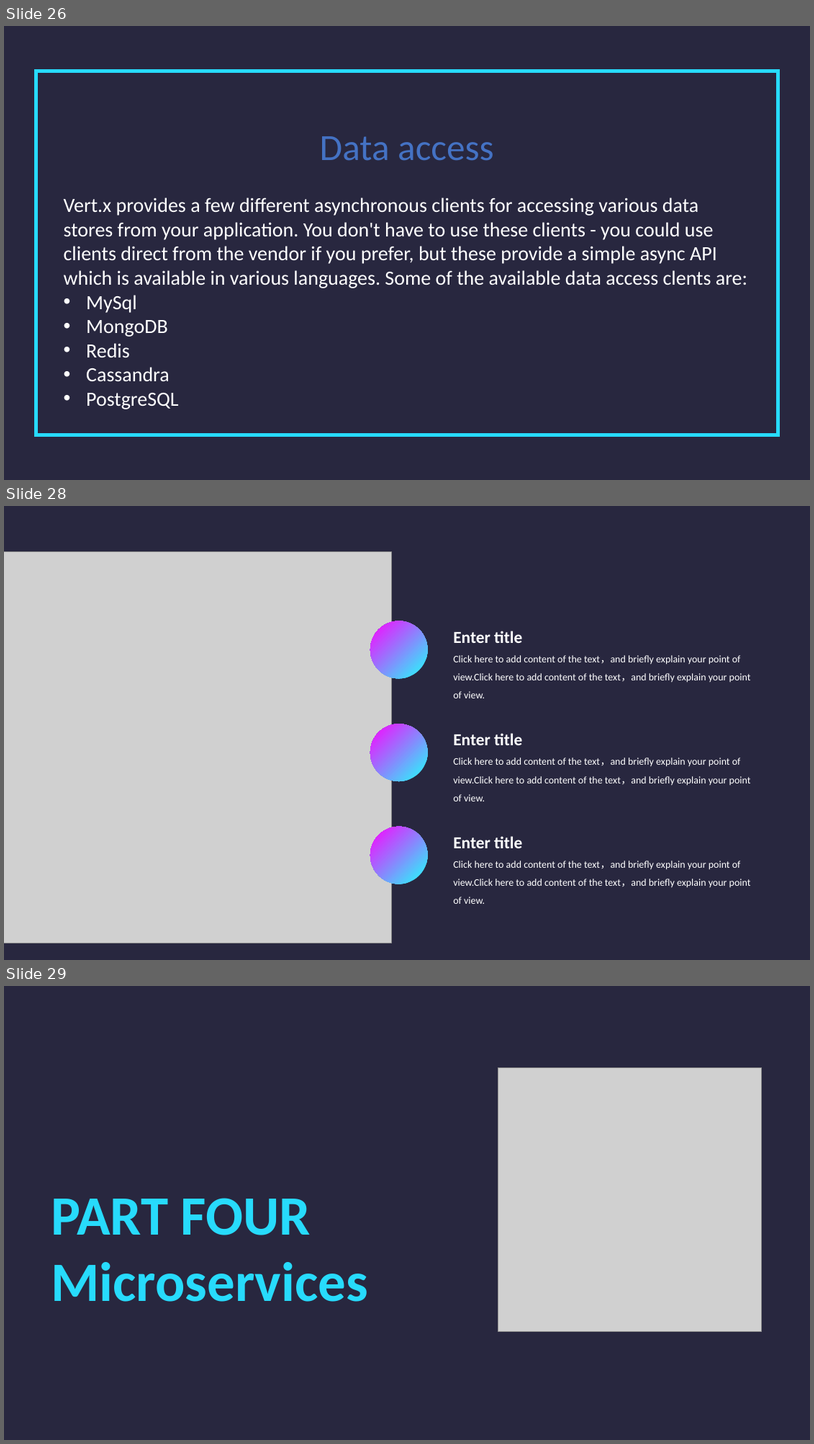
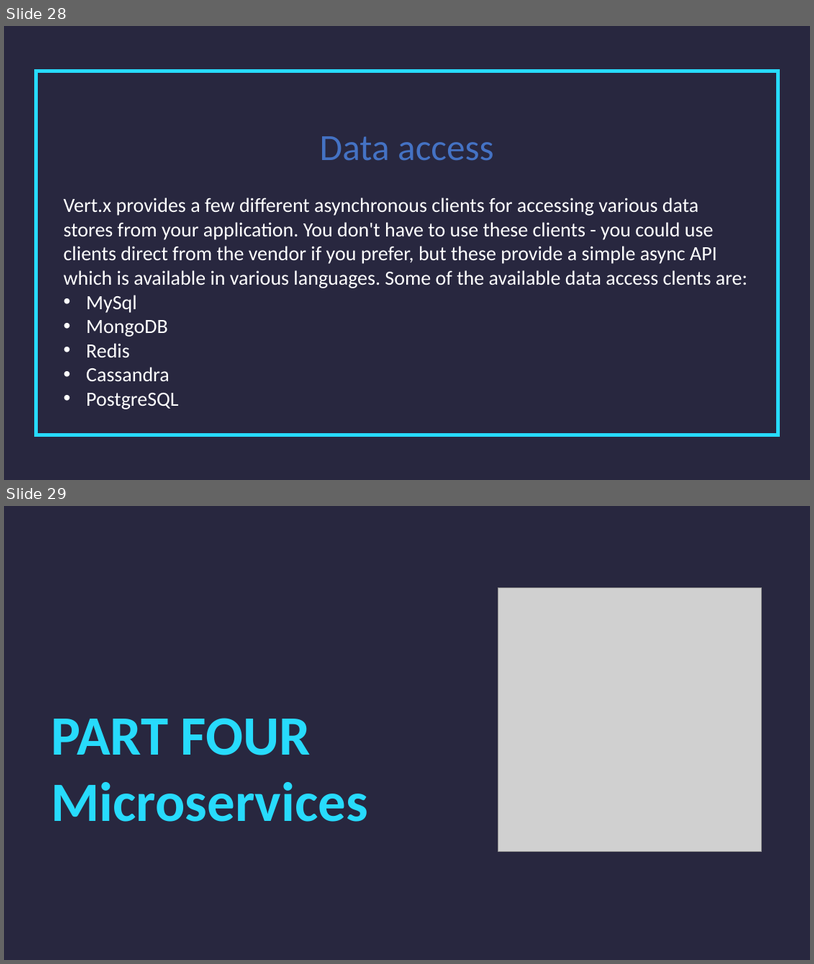
Before and after one commit to Sayrax97/SOA-Vert.x, a slide deck: Vert_x.pptx. Shown one above the other, each under a label of ours: slides 26, 28 and 29 before the commit, slides 28 and 29 after it; the slides between them are not shown. The pictures are 814x1444 and 814x964 pixels, drawn with LibreOffice and Linux fonts; fonts in the diff are those of the drawing; grey boxes stand for pictures. Boxes give left, top, right and bottom in pixels: in the first picture for what was removed or moved away, otherwise in the second. Text is boxed around its words. In the diff, an @@ line names an element or a change of style, - is before the commit and + after.

```diff
--- a/Vert_x.pptx
+++ b/Vert_x.pptx
@@ slide 28 removed at (x1=4, y1=506, x2=810, y2=960), background #FFFFFF @@
@@ rectangle removed at (x1=4, y1=506, x2=810, y2=960) @@
@@ picture removed at (x1=4, y1=551, x2=391, y2=943) @@
@@ ellipse removed at (x1=370, y1=621, x2=428, y2=678) @@
@@ text removed at (x1=453, y1=631, x2=751, y2=698) @@
-Enter title
-Click here to add content of the text，and briefly explain your point of view.Click here to add content of the text，and briefly explain your point of view.
@@ ellipse removed at (x1=370, y1=723, x2=428, y2=781) @@
@@ text removed at (x1=453, y1=733, x2=751, y2=801) @@
-Enter title
-Click here to add content of the text，and briefly explain your point of view.Click here to add content of the text，and briefly explain your point of view.
@@ ellipse removed at (x1=370, y1=826, x2=428, y2=884) @@
@@ text removed at (x1=453, y1=836, x2=751, y2=903) @@
-Enter title
-Click here to add content of the text，and briefly explain your point of view.Click here to add content of the text，and briefly explain your point of view.
@@ what was slide 26 is now slide 28 @@
```
Also in this commit, not shown: 6 slides changed, 4 slides added, 3 other slides removed, 2 other files.
